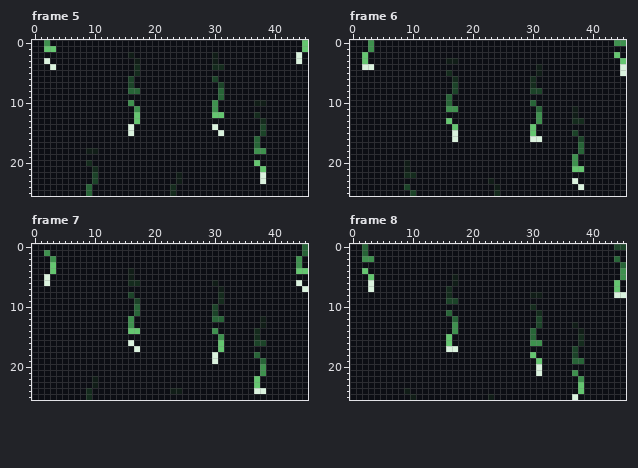
Pixel-art file: art/screen-matrix.aseprite. This is how it looked before the edit.
46x26 pixels, 40 frames. Shown: frame 5, frame 6, frame 7, frame 8. The commit also changed other frames, which this record leaves out.
The result:
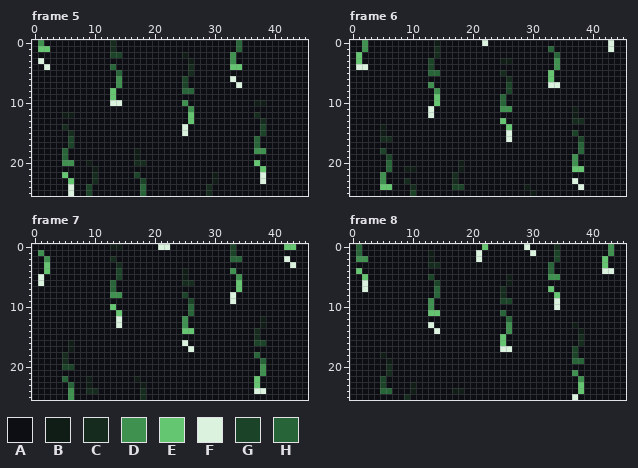
Palette (. is transparent): A #0c0e14  B #101d17  C #142b1d  D #3e914e  E #64c670  F #daf2de  G #1b4328  H #276437
Log entry: refine: increase matrix rain density
Difference:
Changed rows in their new state; - is an unchanged pixel.
Frame 5:
first column x 1:
 0 DA----------C--------------------H----------A
 1 E-A---------C--------------------H----------A
 2 ------------GG-A--------B----A--D----------A-
 3 FA--------------A--------B---A--D----------A-
 4 -FA---------H---A--------C---AA-EE-----------
 5 -------------H--A--------C-------------------
 6 -------------D-A--------G----A--F------------
 7 -------------D-A--------G-----A--F-----------
 8 ------------E--AA-------HH----A--------------
 9 ------------E-----------------A--------------
10 ------------FF-A--------D----A---------------
11 ----------------A--------D---A---------------
12 ----BB----------A--------E---AA--------------
13 ----------------A--------E-------------------
14 ----C----------A--------F----A---------------
15 -----C---------A--------F-----A--------------
16 -----G---------------------------------------
17 -----G---------------------------------------
18 ----H---AA------B----------------------------
19 ----H-----------B----------------------------
20 ----DD--B-------CC---------------------------
21 ---------B-----------------------------------
22 ----E----C------G------A-----B---------------
23 -----E---C-------G-----A-----B---------------
24 -----F--G--------H----A-----C----------------
25 -----F--G--------H----A-----C----------------
Frame 6:
first column x 1:
 0 -DA----------B-------F--------------------FAA
 1 -DA----------C------------------H---------F--
 2 EA-----------C-------------------H---------A-
 3 EA----------G--AA-------BB-------D----------A
 4 F-A---------G-----------------A--D----------A
 5 ------------HH-A--------C-----A-E-----------A
 6 ----------------A--------C---A--E------------
 7 ------------D---A--------G---A--FF-----------
 8 -------------D--A--------G---AA--------------
 9 -------------E-A--------H--------------------
10 -------------E-A--------H----A---------------
11 ------------F--AA-------DD----A--------------
12 ------------F-----------------A--------------
13 ---------------A--------E-----A--------------
14 ----B-----------A--------E---A---------------
15 ----B-----------A--------F---A---------------
16 ----CC----------A--------F---AA--------------
18 ----G----------------------------------------
19 -----G---------------------------------------
20 -----H--A--------B---------------------------
21 -----H---B-------B---------------------------
22 ----D---AA------C----------------------------
23 ----D---C-------C-----A----------------------
24 ----EE--AC------GG-----A----B----------------
25 -----------------------A-----B---------------
Frame 7:
first column x 1:
 0 ------------BB------FF----------G--------EE-A
 1 DA------------------------------G-----------A
 2 -DA---------C-------------------HH-------F-A-
 3 -EA----------C----------------------------FA-
 4 -EA----------G-A--------B-------D----------AA
 5 FA-----------G-A--------B--------D-----------
 6 FA----------H--AA-------CC---A---E---------A-
 7 ------------H-----------------A--E----------A
 8 ------------DD-A--------G-----A-F------------
 9 ----------------A--------G----A-F------------
10 ------------E---A--------H---A---------------
11 -------------E--A--------H---A---------------
12 -------------F-A--------D----AA--------------
13 -------------F-A--------D--------------------
14 ---------------AA-------EE---A---------------
15 ------------------------------A--------------
16 -----B---------A--------F-----A--------------
17 -----B----------A--------F----A--------------
18 ----C------------------------A---------------
19 ----C------------------------A---------------
20 ----GG---------------------------------------
22 ----H---BA------B----------------------------
23 -----H--BA-------B---------------------------
24 -----D---C-------C----AA---------------------
25 -----D--A--------C---------------------------
Frame 8:
first column x 1:
 0 HA-------------------E------F----C--------DAA
 1 HA----------B-------F--------F---G--------D--
 2 D-A---------B-------F------------G-------E-A-
 3 ------------CC------------------H--------E--A
 4 EA------------------------------H--------FF-A
 5 -EA---------G---A--------B------DD----------A
 6 -FA----------G--A--------B-----------------A-
 7 -FA----------H-A--------C-------E----------A-
 8 -------------H-A--------C----AA--E---------AA
 9 ------------D--AA-------GG-------F-----------
10 ------------D----------------A---F-----------
11 ------------EE-A--------H-----A--------------
12 ----------------A--------H----A--------------
13 ------------F---A--------D----A--------------
14 -------------F--A--------D---A---------------
15 ---------------A--------E----A---------------
16 ---------------A--------E----AA--------------
17 ---------------AA-------FF-------------------
18 ----B------------------------A---------------
19 -----B------------------------A--------------
20 -----C------------------------A--------------
21 -----C------------------------A--------------
22 ----G----------------------------------------
23 ----G----B-----------------------------------
24 ----HH--AB------BB---------------------------
25 --------CA------------A----------------------
